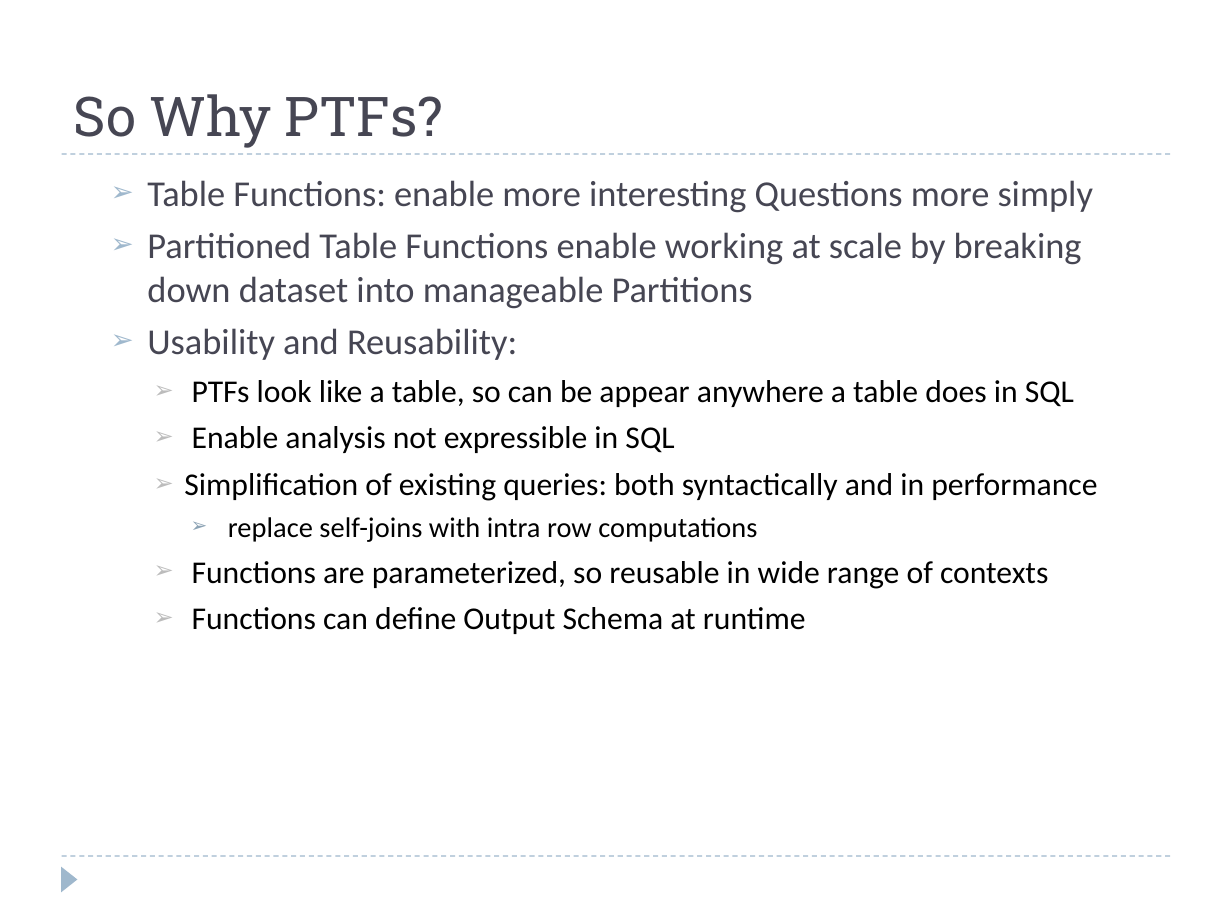
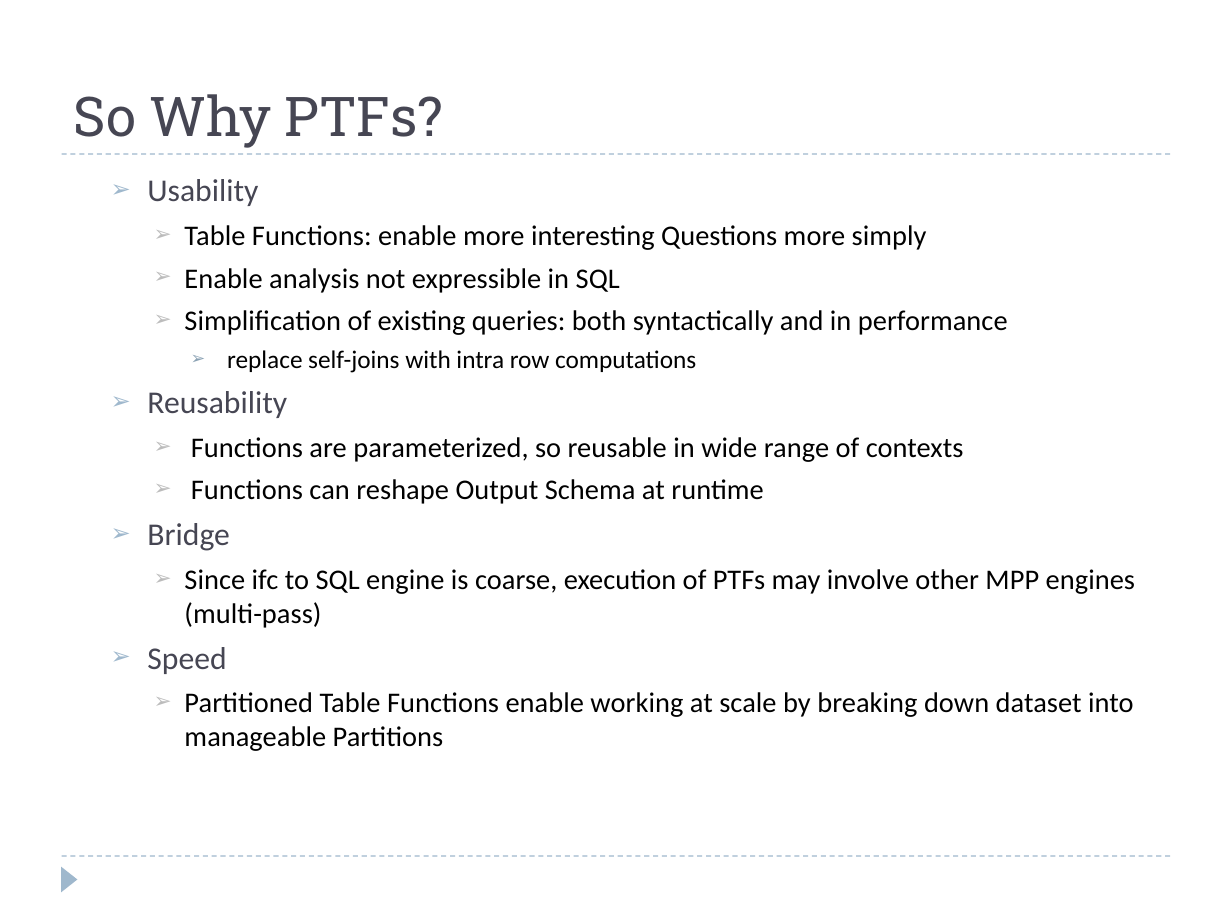
Before and after one commit to hbutani/SQLWindowing, a slide deck: slide 6 of docs/SQW.ppt. Drawn at 1232x924 pixels with LibreOffice and Linux fonts; fonts in the diff are those of the drawing. Boxes give left, top, right and bottom in pixels: in the first picture for what was removed or moved away, otherwise in the second. Text is boxed around its words. In the diff, an @@ line names an element or a change of style, - is before the commit and + after.

```diff
--- a/docs/SQW.ppt
+++ b/docs/SQW.ppt
@@ text at <box>147,179,258,206</box>: paragraph added @@
+  ➢ Usability
@@ text at <box>147,232,1082,407</box>: paragraphs removed @@
-  ➢ Partitioned Table Functions enable working at scale by breaking down dataset into manageable Partitions
-  ➢ Usability and Reusability:
-    ➢ PTFs look like a table, so can be appear anywhere a table does in SQL
@@ text at <box>184,225,1008,462</box>: size 21.3 to 16.6 pt, text colour #464653 to #000000 in "Table Functions: enable more interesting Questions more ..."; size 18.5 to 16.6 pt in "Enable analysis not expressible in SQL", "Simplification of existing queries: both syntactically and ...", "Functions are parameterized, so reusable in wide ..."; size 16.6 to 14.8 pt in "replace self-joins with intra row computations"; list level 2 to 3 in "Table Functions: enable more interesting ..."; bullet colour #9FB8CD to #BCBCBC @@
@@ text at <box>147,391,287,418</box>: paragraph added @@
+  ➢ Reusability
@@ text at <box>147,479,1135,751</box>: text changed; size 18.5 to 16.6 pt @@
-    ➢ Functions can define Output Schema at runtime
+    ➢ Functions can reshape Output Schema at runtime
+  ➢ Bridge
+    ➢ Since ifc to SQL engine is coarse, execution of PTFs may involve other MPP engines (multi-pass)
+  ➢ Speed
+    ➢ Partitioned Table Functions enable working at scale by breaking down dataset into manageable Partitions
```
Also in this commit, not shown: 16 other slides changed, 5 slides added.
